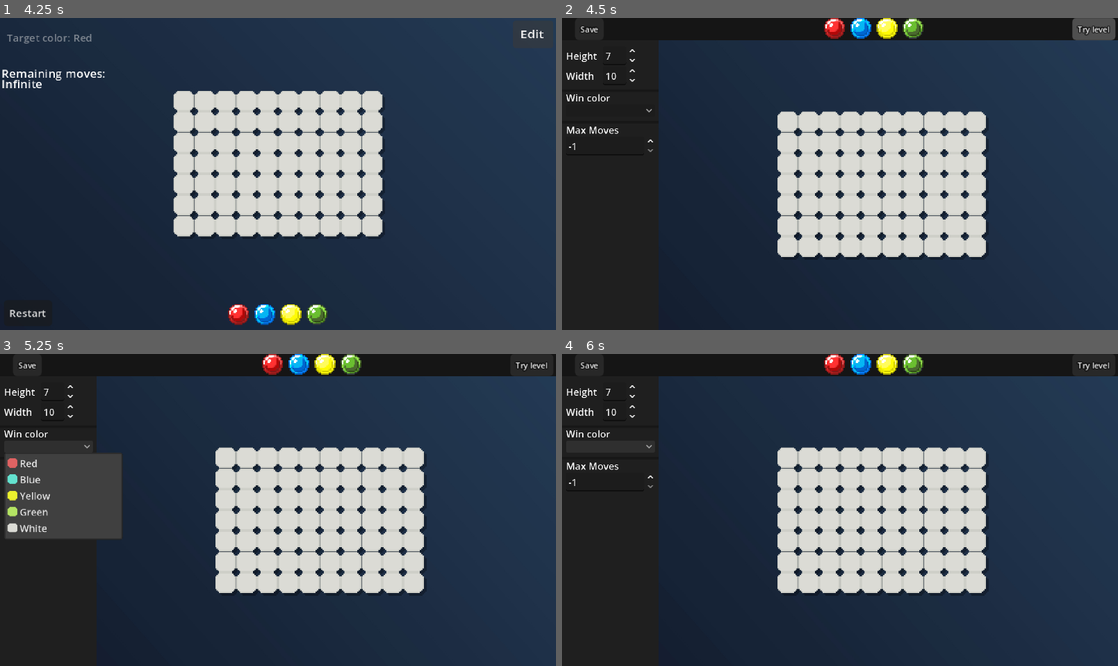
Above: before the commit, frames 1-4 (two rows, left to right).
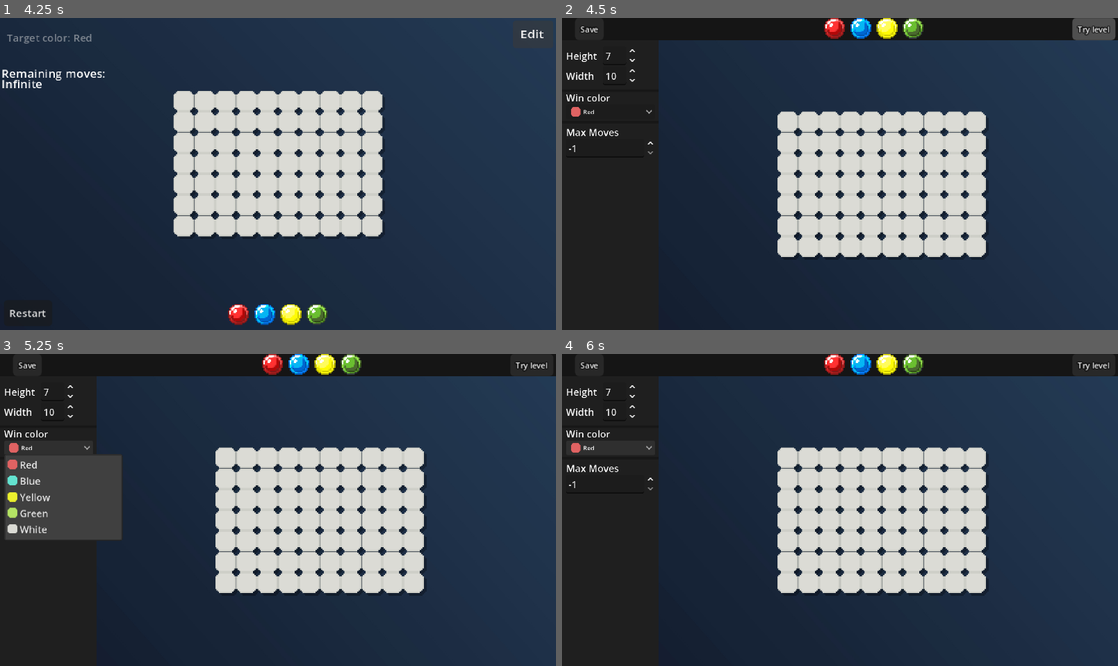
Above: after the commit, the same moments.

Repository: AurelinkZ/color-blocks
Game: Godot game, scene res://Scenes/level_editor.tscn
Two runs of this game, one before a commit and one after it. Both use one fixed random seed, a clock stepped at 60 frames per second and the inputs below. This scene is started directly instead of the project's main scene.
Inputs (mouse positions are in pixels of both pictures, inside the frame that each line leads up to):
- Up to frame 1 (4.25 s): click (272, 27) at 0.52 s; click (300, 27) at 1.27 s; click (322, 27) at 2.02 s; click (350, 27) at 2.77 s; click "Try level" at 3.5 s
- Up to frame 2 (4.5 s): click "Edit" at 4.25 s
- Up to frame 3 (5.25 s): click (50, 447) at 5 s
- Up to frame 4 (6 s): click (612, 447) at 5.75 s

Frame 1 is identical in both runs. In frame 2, 0.2% of the frame differs, in the area x 0-17%, y 28-44%; in frame 3, 0.5%, in the area x 1-22%, y 28-60%; in frame 4, 0.2%.

Commit message:
Keep the win_target and max_moves when switching between edit mode and play mode

Diff:
--- a/Scripts/level_editor.gd
+++ b/Scripts/level_editor.gd
@@ -26,13 +26,28 @@
 	4: Color.WHITE
 }
 
+const COLOR_TO_INDEX = {
+	Color.RED:    0,
+	Color.BLUE:   1,
+	Color.YELLOW: 2,
+	Color.GREEN:  3,
+	Color.WHITE:  4
+}
+
 func _ready() -> void:
+	# If we load a level or we come back from testing the level
 	if edit_level_to_test != null:
 		width = edit_level_to_test.grid_width
 		height = edit_level_to_test.grid_height
+		max_moves = edit_level_to_test.max_moves
+		_set_spin_box_max_moves(max_moves)
+		win_color = edit_level_to_test.win_color
+		_set_win_color_option_button(COLOR_TO_INDEX[win_color])
+	# Else we put the default values
 	else:
 		width = initial_width
 		height = initial_height
+	set_spin_box_size_value(width, height)
 	grid_editor.setup_initial_grid(edit_level_to_test, width, height)
 	grid_view_editor.setup_new_grid_view(grid_editor.grid, grid_editor.width, grid_editor.height)
 	color_selector.build_buttons(ARRAY_COLORS)
@@ -52,9 +67,9 @@
 	grid_view_editor.refresh_grid(grid_editor.grid, grid_editor.width, grid_editor.height)
 	width = value
 
-func set_spin_box_default_value():
-	$UI/VBoxContainer/HBoxContainer2/HeightSpinBox.value = initial_height
-	$UI/VBoxContainer/HBoxContainer/WidthSpinBox.value = initial_width
+func set_spin_box_size_value(width_val: int, height_val: int):
+	$UI/LeftOptionsVBOX/VBoxContainer/HBoxContainer/WidthSpinBox.value = width_val
+	$UI/LeftOptionsVBOX/VBoxContainer/HBoxContainer2/HeightSpinBoxBox.value = height_val
 
 func _on_win_color_option_button_item_selected(index: int) -> void:
 	win_color = INDEX_TO_COLOR[index]
@@ -106,3 +121,9 @@
 	$PopupSaveWindow.hide()
 	for block in $GridViewEditor.get_children():
 		block.get_node("Area2D/CollisionShape2D").set_disabled(false)
+
+func _set_spin_box_max_moves(moves: int):
+	$UI/LeftOptionsVBOX/VBoxContainer3/MaxMovesSpinBox.value = moves
+
+func _set_win_color_option_button(id: int):
+	$UI/LeftOptionsVBOX/VBoxContainer2/WinColorOptionButton.select(id)
